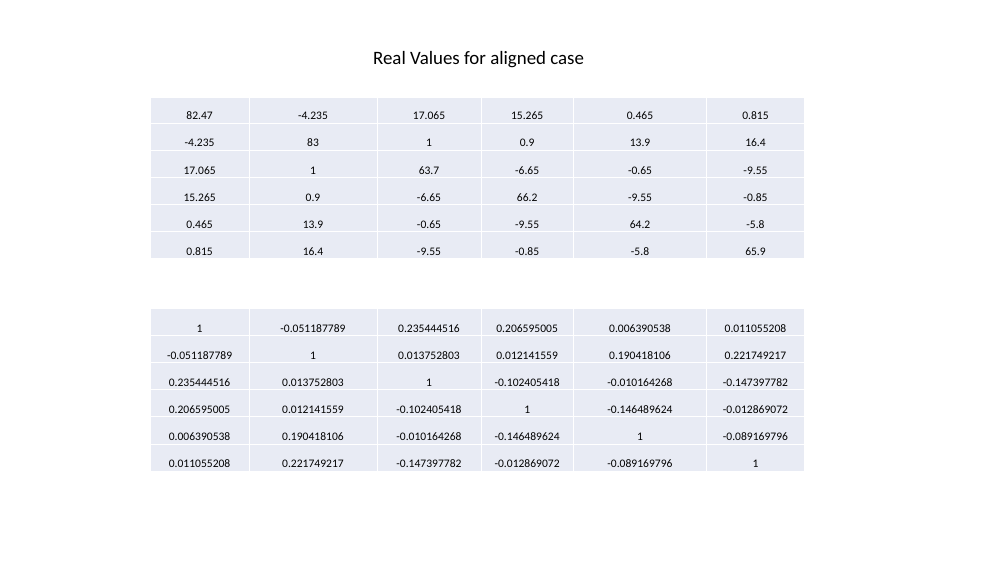
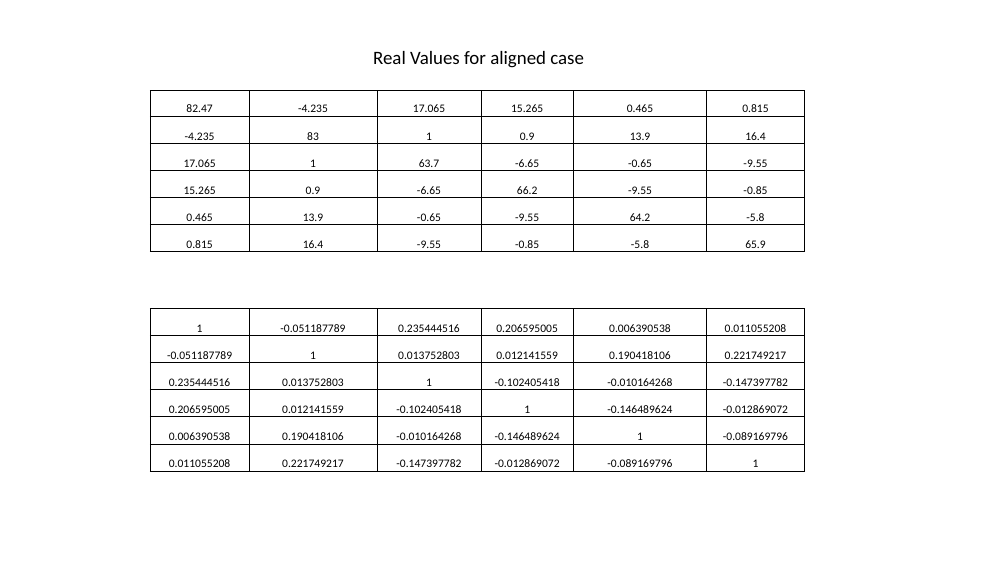
Before and after one commit to EnesAyaz/Studies, a slide deck: slide 5 of Reports/WPT/Inductance_matrix_real.pptx. Drawn at 1008x567 pixels with LibreOffice and Linux fonts; fonts in the diff are those of the drawing. Boxes give left, top, right and bottom in pixels: in the first picture for what was removed or moved away, otherwise in the second. Text is boxed around its words. In the diff, an @@ line names an element or a change of style, - is before the commit and + after.

```diff
--- a/Reports/WPT/Inductance_matrix_real.pptx
+++ b/Reports/WPT/Inductance_matrix_real.pptx
@@ table at (x1=150, y1=91, x2=805, y2=252) @@
@@ fill #E9EBF5 to none in 36 cells @@
@@ borders changed @@
@@ table moved from (x1=150, y1=98, x2=805, y2=259) to (x1=150, y1=91, x2=805, y2=252) @@
@@ table at (x1=150, y1=309, x2=805, y2=471) @@
@@ fill #E9EBF5 to none in 36 cells @@
@@ borders changed @@
```
Also in this commit, not shown: 1 other slide changed, 3 slides added, 1 other file.
